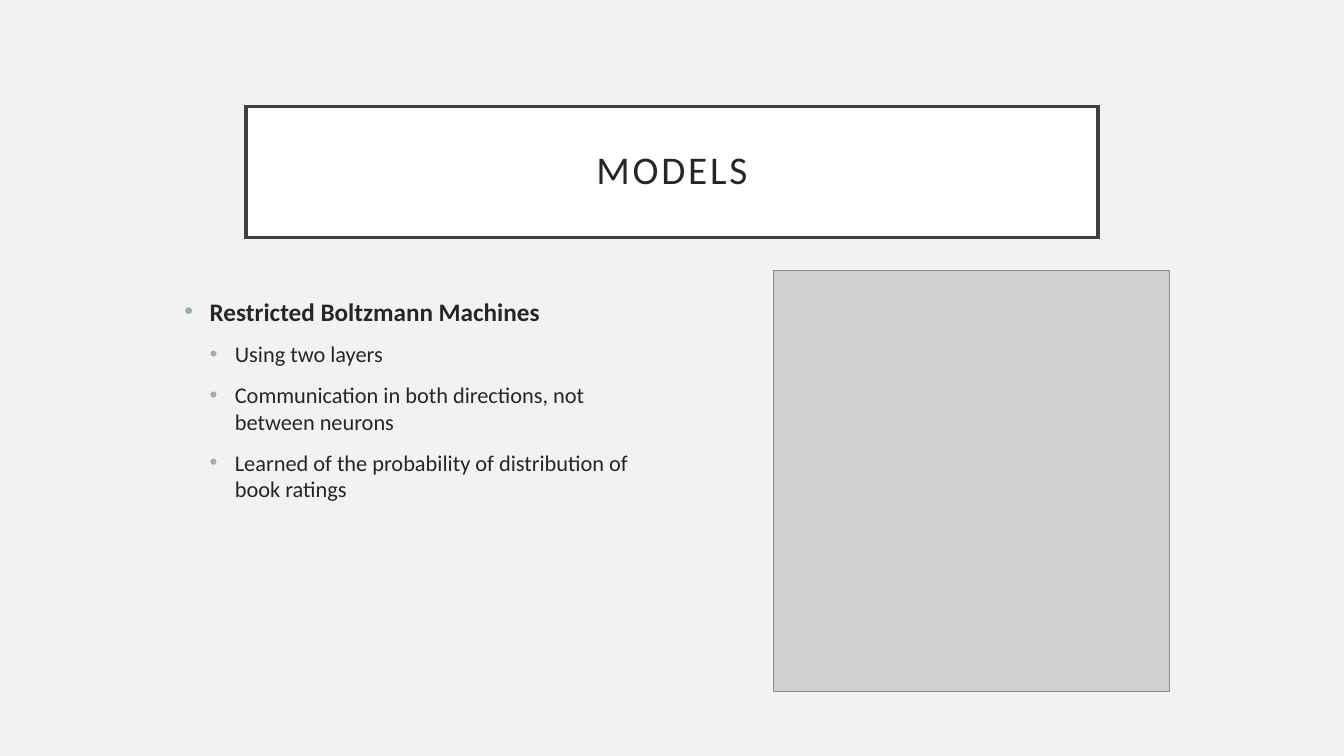
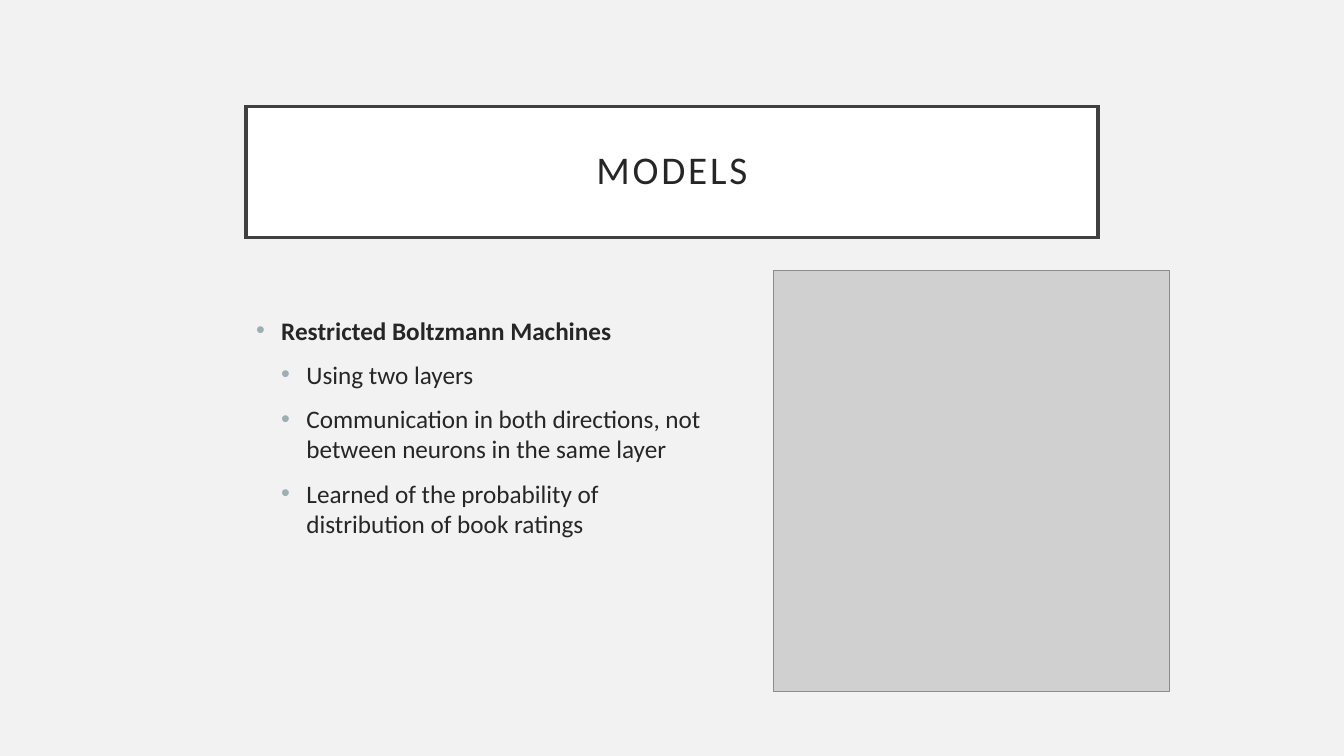
Before and after one commit to mwpnava/Data-Science-Projects, a slide deck: slide 12 of BookRecommender_prediction/Presentation_BRS.pptx (slide 10 before the commit). Drawn at 1344x756 pixels with LibreOffice and Linux fonts; fonts in the diff are those of the drawing; grey boxes stand for pictures. Boxes give left, top, right and bottom in pixels: in the first picture for what was removed or moved away, otherwise in the second. Text is boxed around its words. In the diff, an @@ line names an element or a change of style, - is before the commit and + after.

Commit message:
Recommender Book System Project

```diff
--- a/BookRecommender_prediction/Presentation_BRS.pptx
+++ b/BookRecommender_prediction/Presentation_BRS.pptx
@@ text "Restricted Boltzmann Machines": place and size @@
-text "Restricted Boltzmann Machines" at (210,303,628,501)
+text "Restricted Boltzmann Machines" at (281,322,700,538)
@@ text at (306,366,599,538): size 16 to 18 pt in "Using two layers", "Learned of the probability of distribution of ..." @@
@@ text at (306,410,700,462): text changed; size 16 to 18 pt @@
-  • Communication in both directions, not between neurons
+  • Communication in both directions, not between neurons in the same layer
```
Also in this commit, not shown: 3 other slides changed, 3 slides added, 2 other files.
